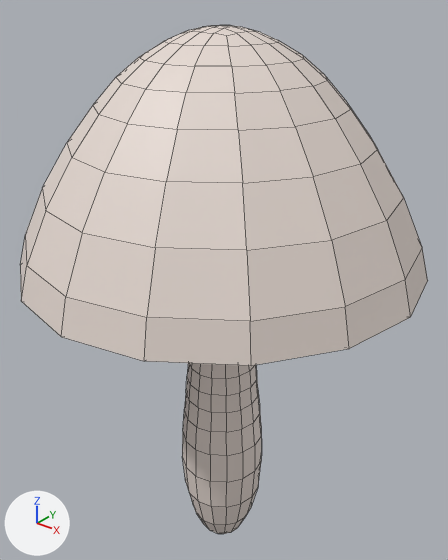
The Blender file 5 semestre/Modelagem e animaçao 3d/cogumelo.blend as it was, and as the next commit left it.
Camera for both pictures: a 50 mm lens placed at (9.05, -11.23, 9.38), pointed at (-0.28, 0.43, 2.15). The lights are fixed; the arrows at lower left show +X, +Y and +Z. Mesh edges are drawn as thin lines.
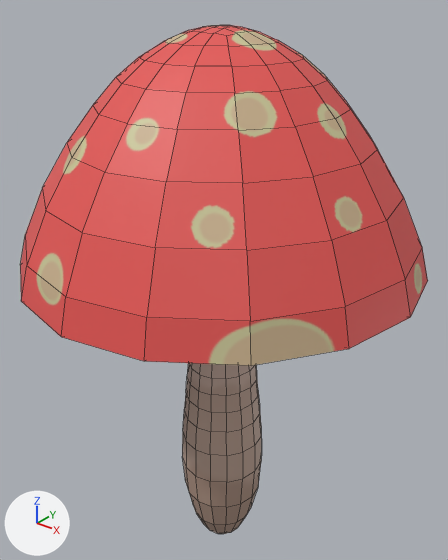
The newer file is also turned or shifted as a whole; pictures and numbers use the older file's frame.

Scene script edits in JSON lines:
```json
{"op": "add", "block": "img_cube_base_color", "code": ["img_cube_base_color = load_image('Cube Base Color', '_unpacked/Cube_Base_Color', 1024, 1024, 'sRGB')"]}
{"op": "remove", "block": "mat_material_001", "code": "mat_material_001.base_color = (0.8, 0.706, 0.653)  # white #e7dbd3"}
{"op": "add", "block": "mat_material_001", "code": "mat_material_001.texture = img_cube_base_color"}
```

What differs and where, as boxes [x1, y1, x2, y2] in the pictures (448 x 560 px):
```json
{"object": "Cube", "change": "surface changed", "before": [20, 25, 428, 534], "after": [20, 25, 428, 534], "on screen": "white to red"}
```
